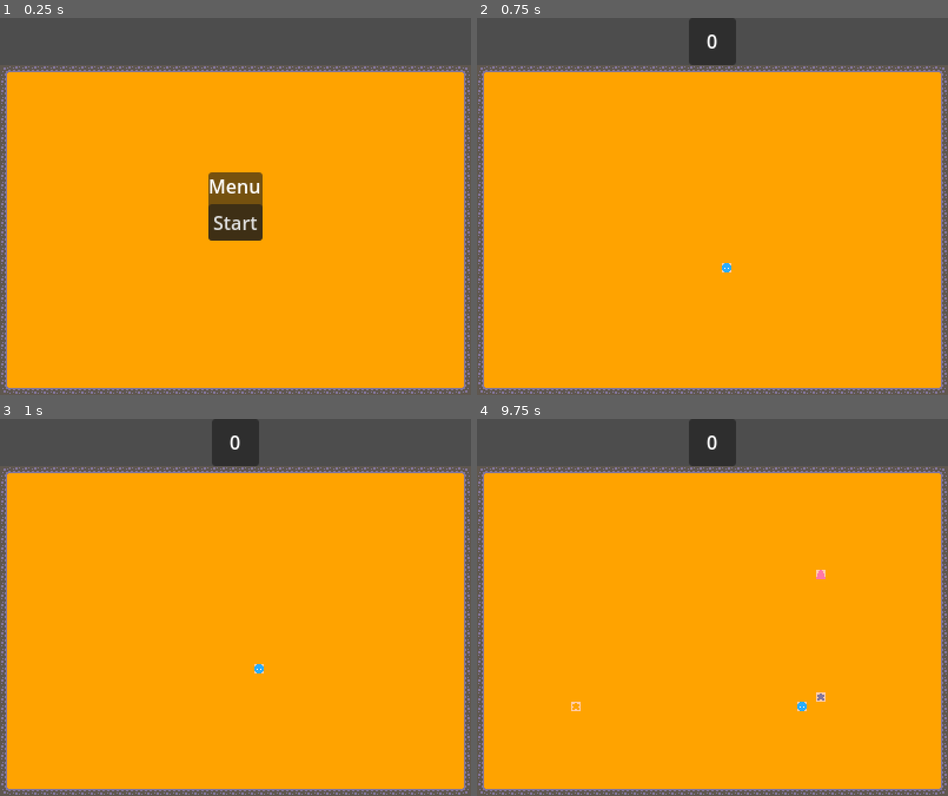
Above: before the commit, frames 1-4 (two rows, left to right).
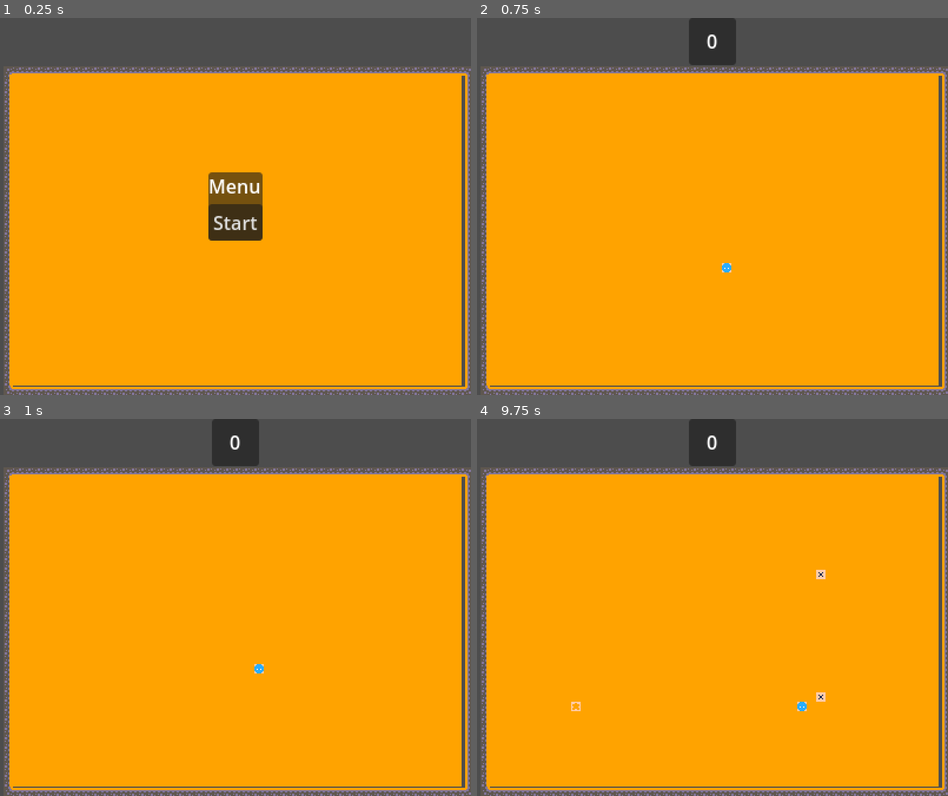
Above: after the commit, the same moments.

Repository: quiet-night-studio/snake
Game: Godot game, scene res://main.tscn
The game is run twice, just before and just after one commit, with the same random seed, the same clock (stepped at 60 frames per second) and the same inputs.
Inputs:
- Up to frame 1 (0.25 s): no input
- Up to frame 2 (0.75 s): click "Start" at 0.5 s
- Up to frame 3 (1 s): no input
- Up to frame 4 (9.75 s): tap Enter at 1.25, 5, 6.5 s; hold Right (ui_right) 1.28-2.03 s; tap Space at 2, 5.75, 7.25 s; hold Down (ui_down) 2.03-2.78 s; hold Right (ui_right) 2.78-3.53 s; hold Up (ui_up) 3.53-4.28 s; hold Left (ui_left) 4.28-5.78 s; hold Down (ui_down) 5.78-6.53 s; hold Right (ui_right) 6.53-7.28 s; hold Up (ui_up) 7.28-8.03 s; hold Right (ui_right) 8.03-8.78 s; hold Down (ui_down) 8.78-9.53 s; hold Left (ui_left) from 9.53 s (still down)

The runs differ from the first frame. In frame 1, 4.3% of the frame differs, in the area x 0-100%, y 12-100%; in frame 2, 4.3%; in frame 3, 4.3%; in frame 4, 4.4%.

Commit message:
maximized; proper node names

Diff:
--- a/main.gd
+++ b/main.gd
@@ -18,7 +18,7 @@
 enum GameState { MENU, PLAYING, GAME_OVER }
 
 @onready var drops_timer: Timer = $DropsTimer
-@onready var tilemap: TileMapLayer = $TileMapLayer
+@onready var tilemap: TileMapLayer = $WallsLayer
 @onready var points_label: Label = %PointsLabel
 @onready var death_panel_container: PanelContainer = %DeathPanelContainer
 @onready var start_button: Button = %StartButton
@@ -38,9 +38,7 @@
 
 
 func setup_drops_list() -> void:
-	drops_list = [
-		Scenes.DROPS.BLOCK, Scenes.DROPS.GHOST, Scenes.DROPS.REVERSE, Scenes.DROPS.SPEED_SLOW
-	]
+	drops_list = [Scenes.DROPS.REVERSE]
 
 
 func setup_connections() -> void:
--- a/main.tscn
+++ b/main.tscn
@@ -338,11 +338,12 @@
 [node name="Main" type="Node2D"]
 script = ExtResource("1_3edgq")
 
-[node name="TileMapLayer" type="TileMapLayer" parent="."]
+[node name="WallsLayer" type="TileMapLayer" parent="."]
+position = Vector2(3, 1)
 tile_map_data = PackedByteArray("AAAxAAUAAgAFAAAAAAAxAAYAAgAFAAEAAAAxAAcAAgAFAAEAAAAxAAgAAgAFAAEAAAAxAAkAAgAFAAEAAAAxAA …(2576 unchanged characters)…
 tile_set = SubResource("TileSet_jcb3g")
 
-[node name="TileMapLayer2" type="TileMapLayer" parent="."]
+[node name="GroundLayer" type="TileMapLayer" parent="."]
 tile_map_data = PackedByteArray("AAABAAYAAAAEAAEAAAABAAcAAAAEAAEAAAABAAgAAAAEAAEAAAABAAkAAAAEAAEAAAABAAoAAAAEAAEAAAABAA …(25264 unchanged characters)…
 tile_set = SubResource("TileSet_mwkob")
 
--- a/project.godot
+++ b/project.godot
@@ -23,6 +23,7 @@
 
 window/size/viewport_width=400
 window/size/viewport_height=320
+window/size/mode=2
 window/stretch/mode="viewport"
 
 [input]
--- a/scenes/drops/block.tscn
+++ b/scenes/drops/block.tscn
@@ -1,6 +1,6 @@
 [gd_scene load_steps=3 format=3 uid="uid://covaumqrp1821"]
 
-[ext_resource type="Texture2D" uid="uid://ca0dh8f5hjicv" path="res://assets/default/tiles/tile_0017.png" id="1_pltde"]
+[ext_resource type="Texture2D" uid="uid://b2cpm1u3cc8jf" path="res://assets/default/tiles/tile_0109.png" id="1_3xerh"]
 
 [sub_resource type="RectangleShape2D" id="RectangleShape2D_c8mhm"]
 size = Vector2(6, 6)
@@ -8,9 +8,10 @@
 [node name="Block" type="Area2D"]
 
 [node name="Sprite2D" type="Sprite2D" parent="."]
-texture = ExtResource("1_pltde")
+texture = ExtResource("1_3xerh")
 centered = false
 
 [node name="CollisionShape2D" type="CollisionShape2D" parent="."]
+visible = false
 position = Vector2(4, 4)
 shape = SubResource("RectangleShape2D_c8mhm")
